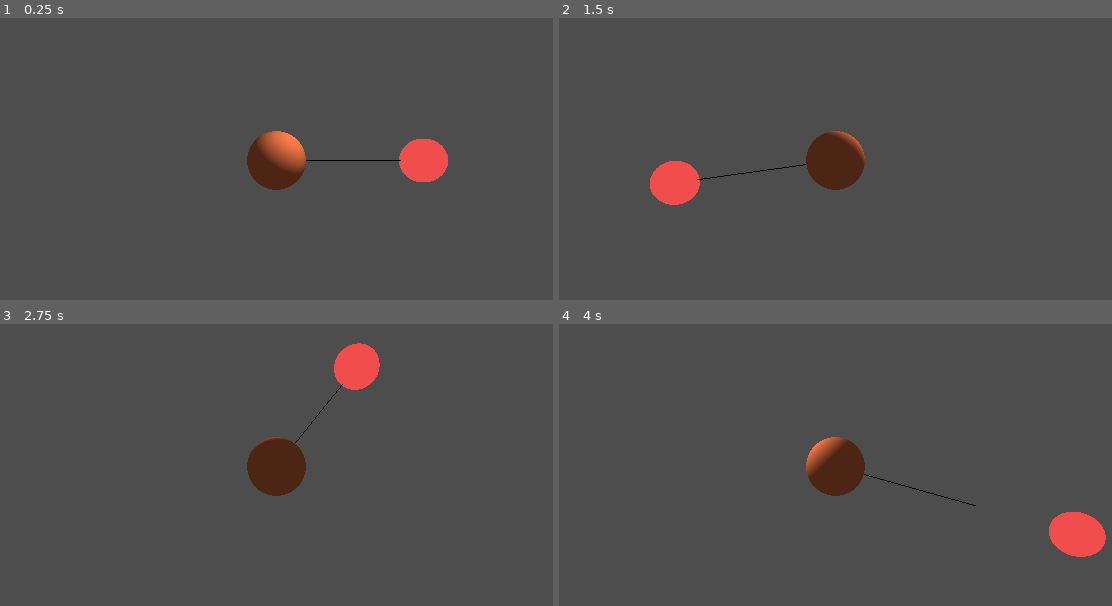
Above: before the commit, frames 1-4 (two rows, left to right).
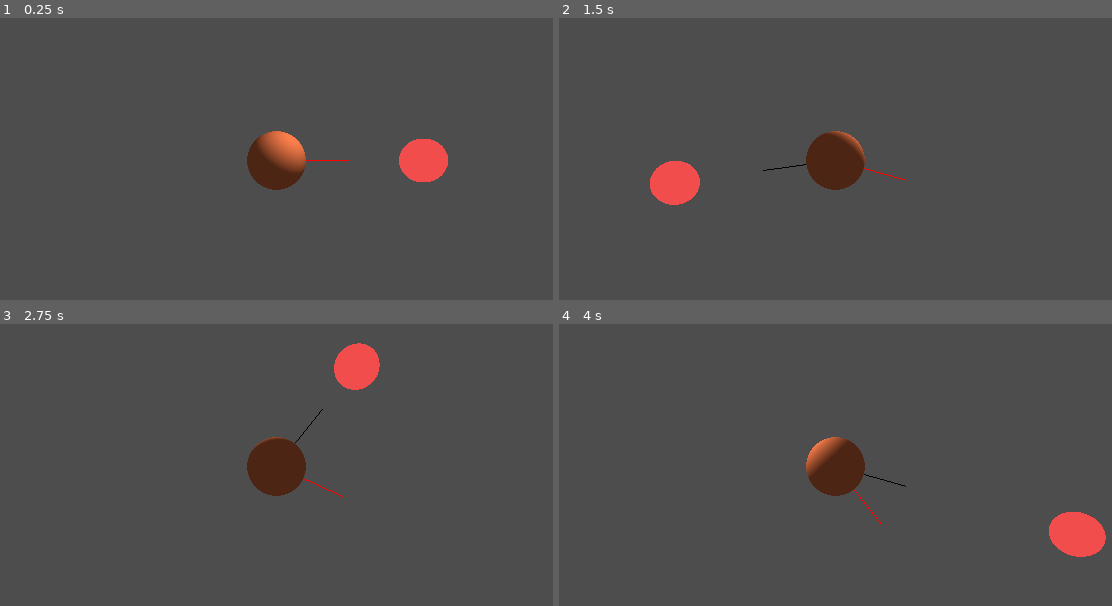
Above: after the commit, the same moments.

Repository: Izendi/Boids_Godot_Engine
Game: Godot game, scene res://BoidDemo.tscn
Two runs of this game, one before a commit and one after it. Both use one fixed random seed, a clock stepped at 60 frames per second and the inputs below.
Inputs (mouse positions are in pixels of both pictures, inside the frame that each line leads up to):
- Up to frame 1 (0.25 s): no input
- Up to frame 2 (1.5 s): move the mouse to (1012, 139) at 0.52 s; click (1012, 139) at 0.6 s; move the mouse to (675, 181) at 1.27 s; click (675, 181) at 1.35 s
- Up to frame 3 (2.75 s): move the mouse to (353, 369) at 2.02 s; click (353, 369) at 2.1 s
- Up to frame 4 (4 s): tap Enter at 2.75 s; move the mouse to (796, 555) at 2.77 s; click (796, 555) at 2.85 s; tap Space at 3.5 s; move the mouse to (1073, 532) at 3.52 s; click (1073, 532) at 3.6 s

The runs differ from the first frame. In frame 1, less than 0.1% of the frame differs, in the area x 55-73%, y 50-51%; in frame 2, less than 0.1%, in the area x 24-63%, y 53-58%; in frame 3, less than 0.1%; in frame 4, less than 0.1%.

Commit message:
added spherical lerp to allow boid direction vector to rotate towards the mouse dictated direction vector, needs to be polished further though

Diff:
--- a/BoidDemo.tscn
+++ b/BoidDemo.tscn
@@ -1,9 +1,10 @@
-[gd_scene load_steps=13 format=3 uid="uid://b1bdq31bmt0aj"]
+[gd_scene load_steps=14 format=3 uid="uid://b1bdq31bmt0aj"]
 
 [ext_resource type="Shader" uid="uid://b2mvvw2m67xn" path="res://basicBoid.gdshader" id="1_socxo"]
 [ext_resource type="Script" uid="uid://dlng3tkkuepoh" path="res://boid_rigid_body_3d.gd" id="1_swv62"]
 [ext_resource type="Script" uid="uid://b2x4rvidalguo" path="res://mouse_capture.gd" id="2_jeqo5"]
 [ext_resource type="Script" uid="uid://bp628sfgcij2k" path="res://vector_mesh.gd" id="3_57fq0"]
+[ext_resource type="Script" uid="uid://rua3em23smjx" path="res://forward_vector_mesh.gd" id="4_57fq0"]
 [ext_resource type="Shader" uid="uid://pvlscw6weac5" path="res://MouseSphere.gdshader" id="5_83res"]
 
 [sub_resource type="ShaderMaterial" id="ShaderMaterial_83res"]
@@ -49,6 +50,10 @@
 script = ExtResource("3_57fq0")
 MouseSphere = NodePath("../../MouseSphere")
 
+[node name="ForwardVectorMesh" type="MeshInstance3D" parent="Main/Boid_RigidBody3D" node_paths=PackedStringArray("MouseSphere")]
+script = ExtResource("4_57fq0")
+MouseSphere = NodePath("../../MouseSphere")
+
 [node name="Area3D" type="Area3D" parent="Main/Boid_RigidBody3D"]
 
 [node name="CollisionShape3D" type="CollisionShape3D" parent="Main/Boid_RigidBody3D/Area3D"]
--- a/boid_rigid_body_3d.gd
+++ b/boid_rigid_body_3d.gd
@@ -10,7 +10,7 @@
 
 
 # Called every frame. 'delta' is the elapsed time since the previous frame.
-func _physics_process(delta):
+func _physics_process(_delta):
 	shader_mat.set_shader_parameter("sphere_center", global_transform.origin)
 
 	lightDir = lightDir.rotated(Vector3.UP, deg_to_rad(1))
--- /dev/null
+++ b/forward_vector_mesh.gd
@@ -0,0 +1,43 @@
+extends MeshInstance3D
+
+@export var MouseSphere: Node3D
+@export var rotationSpeed: float = 1.0
+
+#@export var MouseSpherePath: NodePath
+var MouseSphere_world_pos: Vector3
+
+var vectorMesh: ImmediateMesh = ImmediateMesh.new()
+
+var ForwardVector: Vector3 = Vector3.FORWARD.normalized()
+
+# Called when the node enters the scene tree for the first time.
+func _ready():
+	# Assign the mesh to this MeshInstance3D
+	self.mesh = vectorMesh
+
+	# Set material to color the whole line red
+	var material := StandardMaterial3D.new()
+	material.albedo_color = Color.RED
+	material.shading_mode = BaseMaterial3D.SHADING_MODE_UNSHADED
+	self.material_override = material
+
+
+# Called every frame. 'delta' is the elapsed time since the previous frame.
+func _physics_process(delta):
+	vectorMesh.clear_surfaces()
+	vectorMesh.surface_begin(Mesh.PRIMITIVE_LINES) # Begin recording vectors that will make up the line/lines
+
+	MouseSphere_world_pos = MouseSphere.global_transform.origin.normalized()
+
+	var t = delta * rotationSpeed
+	ForwardVector = ForwardVector.slerp(MouseSphere_world_pos, t)
+
+	var start: Vector3 = get_parent().global_transform.origin
+	var end = start + (ForwardVector * 0.5) # 3 units forward in local space
+
+	vectorMesh.surface_add_vertex(start)
+
+	vectorMesh.surface_add_vertex(end)
+
+	vectorMesh.surface_end()
+	#self.mesh = vectorMesh
--- a/mouse_capture.gd
+++ b/mouse_capture.gd
@@ -15,7 +15,7 @@
 
 
 # Called every frame. 'delta' is the elapsed time since the previous frame.
-func _process(delta):
+func _process(_delta):
 	if Input.is_action_just_pressed("left_mouse_click"):
 		var mouse_pos = get_viewport().get_mouse_position()
 
--- a/vector_mesh.gd
+++ b/vector_mesh.gd
@@ -14,14 +14,14 @@
 
 
 # Called every frame. 'delta' is the elapsed time since the previous frame.
-func _physics_process(delta):
+func _physics_process(_delta):
 	vectorMesh.clear_surfaces()
 	vectorMesh.surface_begin(Mesh.PRIMITIVE_LINES) # Begin recording vectors that will make up the line/lines
 
 	MouseSphere_world_pos = MouseSphere.global_transform.origin
 
 	var start: Vector3 = get_parent().global_transform.origin
-	var end = start + (MouseSphere_world_pos.normalized() * 1.0) # 3 units forward in local space
+	var end = start + (MouseSphere_world_pos.normalized() * 0.5) # 3 units forward in local space
 
 	vectorMesh.surface_add_vertex(start)
 	vectorMesh.surface_add_vertex(end)
Not shown, added: forward_vector_mesh.gd.uid
